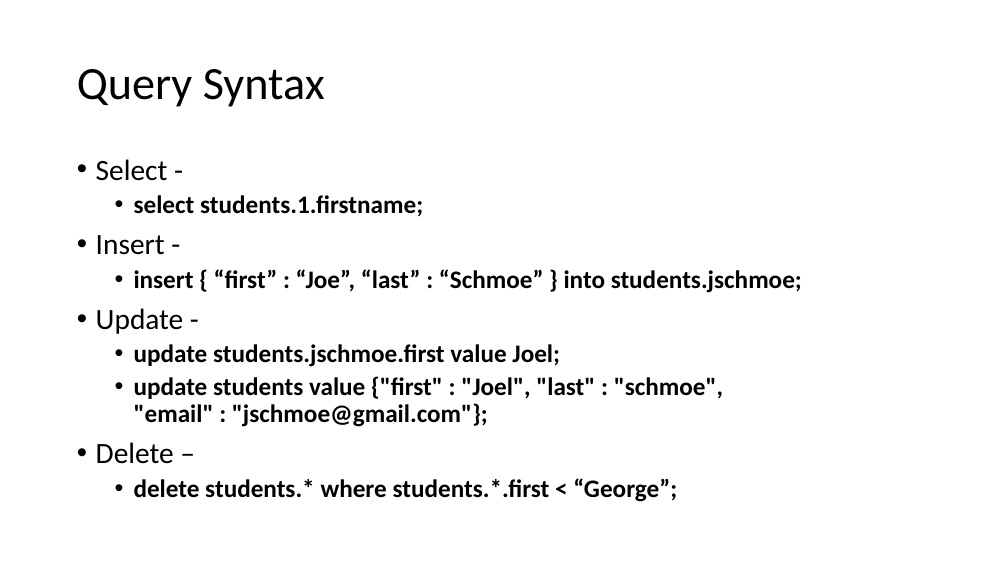
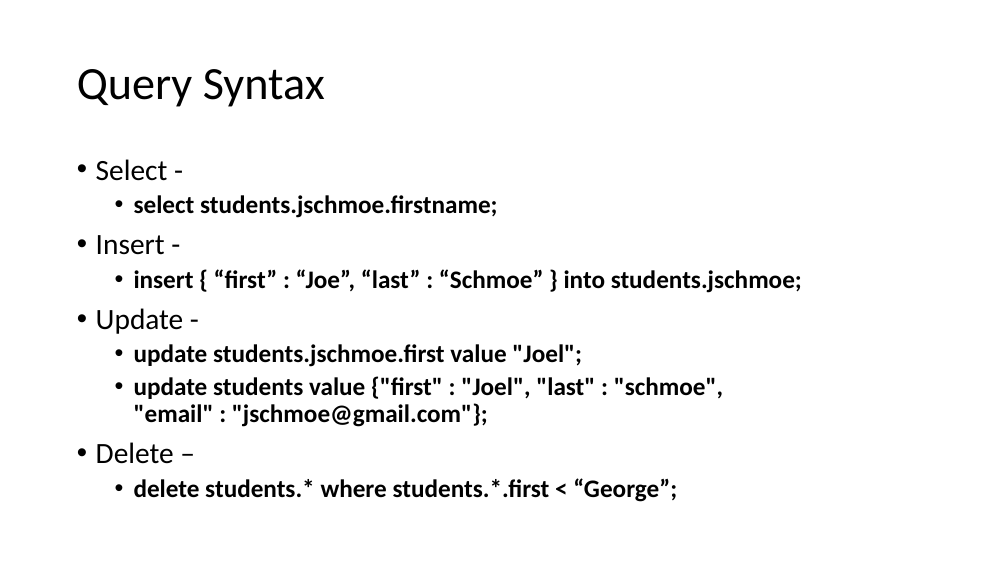
Before and after one commit to shohs/CS609Project, a slide deck: slide 6 of MordorDB.pptx. Drawn at 1008x567 pixels with LibreOffice and Linux fonts; fonts in the diff are those of the drawing. Boxes give left, top, right and bottom in pixels: in the first picture for what was removed or moved away, otherwise in the second. Text is boxed around its words. In the diff, an @@ line names an element or a change of style, - is before the commit and + after.

```diff
--- a/MordorDB.pptx
+++ b/MordorDB.pptx
@@ text at [134, 195, 498, 218]: text changed @@
-  • select students.1.firstname;
+  • select students.jschmoe.firstname;
@@ text at [134, 344, 582, 367]: text changed @@
-  • update students.jschmoe.first value Joel;
+  • update students.jschmoe.first value "Joel";
```
Also in this commit, not shown: 3 other slides changed, 1 slide added, 1 other file.
